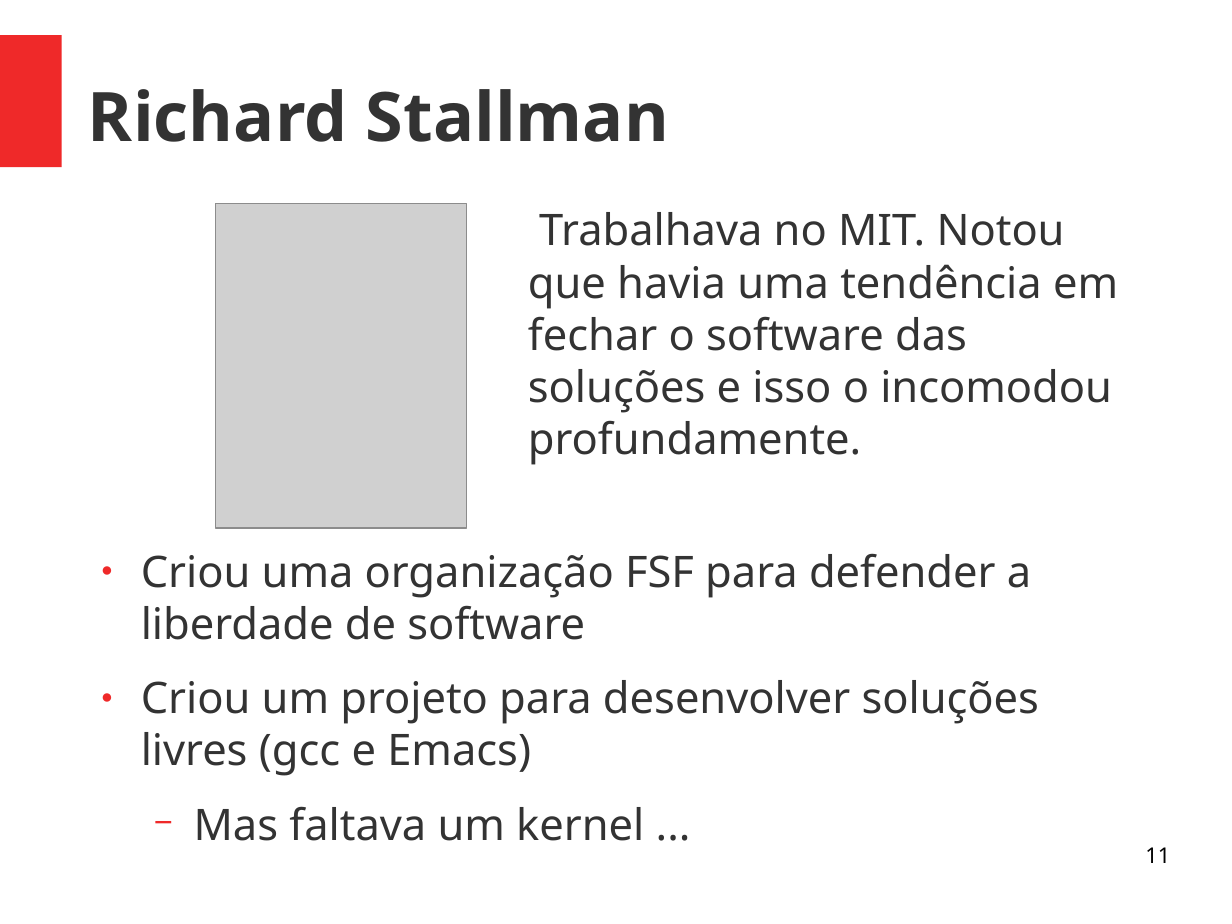
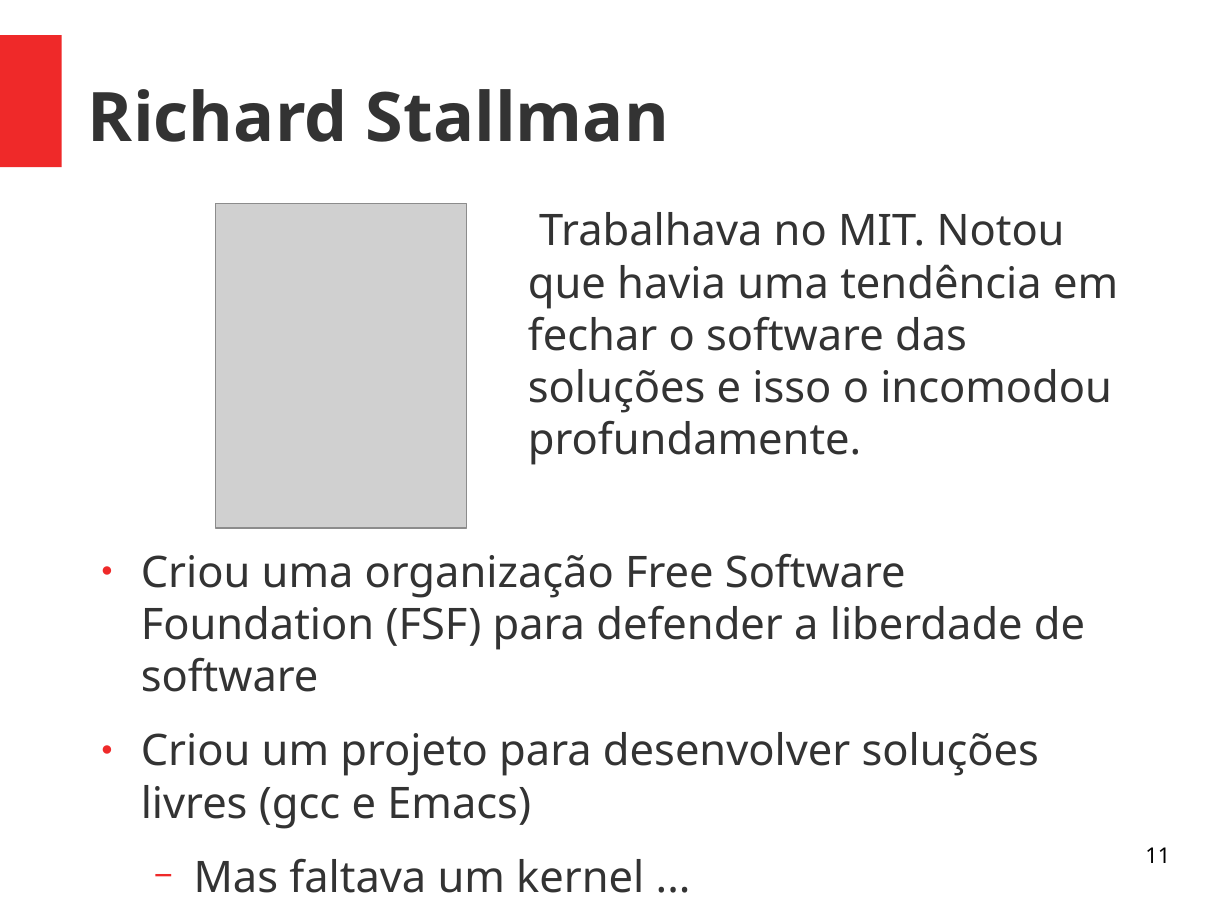
Before and after one commit to viniciusalveshax/aulas, a slide deck: slide 11 of adm-seg-redes/02-linux/aula2-linux1-teoria.odp. Drawn at 1232x924 pixels with LibreOffice and Linux fonts; fonts in the diff are those of the drawing; grey boxes stand for pictures. Boxes give left, top, right and bottom in pixels: in the first picture for what was removed or moved away, otherwise in the second. Text is boxed around its words. In the diff, an @@ line names an element or a change of style, - is before the commit and + after.

```diff
--- a/adm-seg-redes/02-linux/aula2-linux1-teoria.odp
+++ b/adm-seg-redes/02-linux/aula2-linux1-teoria.odp
@@ text at bbox=[141, 553, 1085, 692]: text changed @@
-● Criou uma organização FSF para defender a liberdade de software
+● Criou uma organização Free Software Foundation (FSF) para defender a liberdade de software
```
Also in this commit, not shown: 2 other slides changed, 3 other files.
